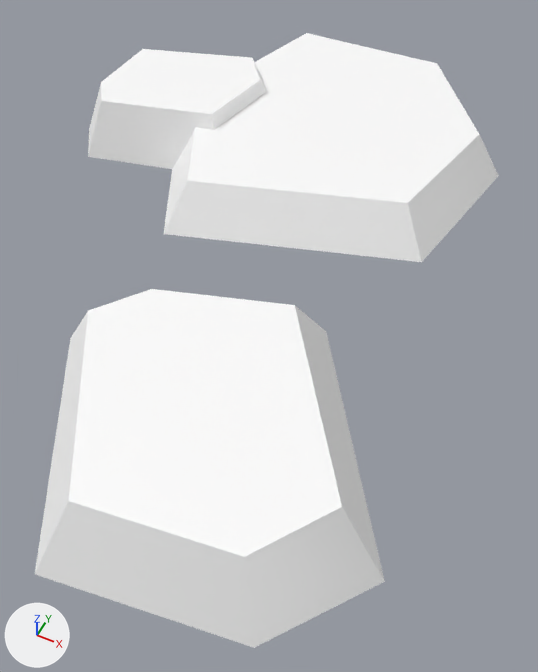
A saved change to the glTF model assets/synty/simple_fantasy/models/SF_Env_Undead_Rock_04.glb.
Before and after are seen from a camera (50 mm lens) standing at (0.0208, -0.0227, 0.0359) and looking at (0.005, 0.0087, -0.0034). Every picture has the same lights, and +X, +Y and +Z are marked at lower left.

The first picture shows 'SF_Env_Undead_Rock_04'.
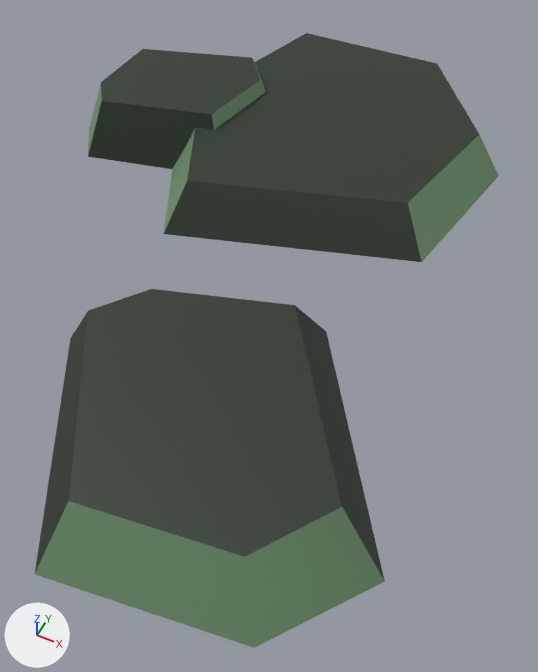
Pixel boxes (x1, y1, x2, y2) of what changed, in the pictures (538 x 672 px):
'SF_Env_Undead_Rock_04', surface changed (white to grey)
    both: (35, 33, 499, 648)

Diff of the bpy script that builds the scene:
```diff
--- a/assets/synty/simple_fantasy/models/SF_Env_Undead_Rock_04.glb.py
+++ b/assets/synty/simple_fantasy/models/SF_Env_Undead_Rock_04.glb.py
@@ img_undead_footman_01 @@
+img_undead_footman_01 = load_image('Undead_Footman_01', '_unpacked/Undead_Footman_01', 512, 512, 'sRGB')
@@ mat_lambert1 @@
 mat_lambert1 = principled_material('lambert1')
-mat_lambert1.base_color = (1.0, 1.0, 1.0)  # white #ffffff
+mat_lambert1.texture = img_undead_footman_01
 mat_lambert1.roughness = 0.553
```
